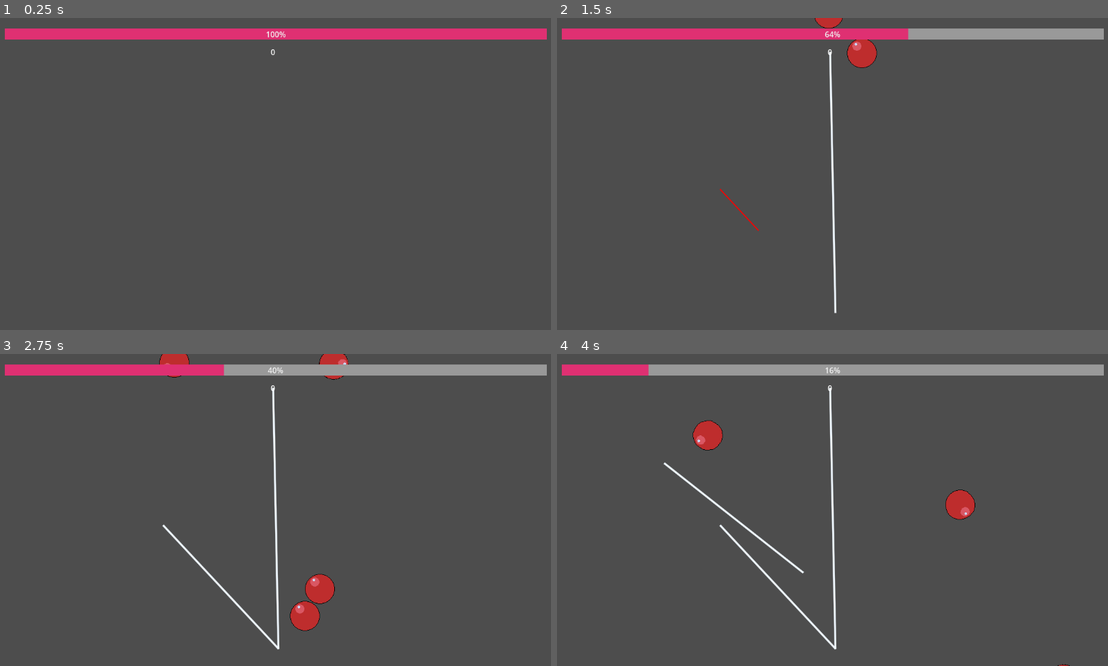
Above: before the commit, frames 1-4 (two rows, left to right).
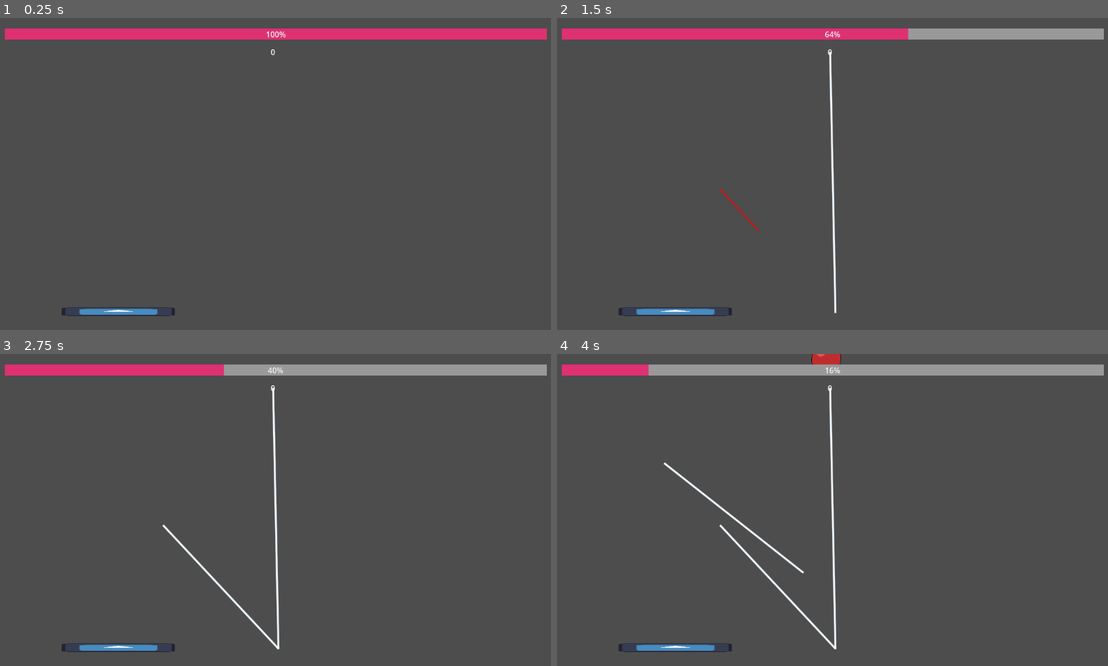
Above: after the commit, the same moments.

Repository: ozlow-hash/physics-rope
Game: Godot game, scene res://Level.tscn
Two runs of this game, one before a commit and one after it. Both use one fixed random seed, a clock stepped at 60 frames per second and the inputs below. The engine's default icon, where the game draws it, is replaced by a stand-in: a white triangle on a blue panel in a dark square.
Inputs (mouse positions are in pixels of both pictures, inside the frame that each line leads up to):
- Up to frame 1 (0.25 s): no input
- Up to frame 2 (1.5 s): tap Enter at 0.5 s; drag from (832, 52) to (832, 311) at 0.52 s; drag from (722, 189) to (832, 311) at 1.27 s
- Up to frame 3 (2.75 s): move the mouse to (330, 441) at 2.02 s; press the mouse at (330, 441) at 2.03 s
- Up to frame 4 (4 s): release the mouse at (887, 441) at 2.75 s; drag from (804, 572) to (667, 463) at 2.77 s; move the mouse to (997, 556) at 3.52 s; press the mouse at (997, 556) at 3.53 s

The runs differ from the first frame. In frame 1, 0.4% of the frame differs, in the area x 11-32%, y 92-96%; in frame 2, 0.9%; in frame 3, 1.6%, in the area x 11-64%, y 0-96%; in frame 4, 1.4%.

Commit message:
added scoring system

Diff:
--- a/Level.tscn
+++ b/Level.tscn
@@ -1,8 +1,7 @@
 [gd_scene format=3 uid="uid://c67rxo7fchuvg"]
 
 [ext_resource type="PackedScene" uid="uid://ykqnk1mp8ktg" path="res://Player.tscn" id="1_bexhn"]
-[ext_resource type="PackedScene" uid="uid://ck37ad7hbq2oq" path="res://obj_ball/ball.tscn" id="2_t7iv1"]
-[ext_resource type="PackedScene" uid="uid://edaexxccujv" path="res://obj_wall/wall.tscn" id="3_2nifc"]
+[ext_resource type="PackedScene" uid="uid://coys38kww2yd6" path="res://obj_ball/ball_spawner.tscn" id="4_wkftn"]
 [ext_resource type="PackedScene" uid="uid://b7xgeyn5ibvp6" path="res://objective point.tscn" id="5_q4iis"]
 
 [node name="Level" type="Node2D" unique_id=1858084982]
@@ -11,22 +10,8 @@
 
 [node name="Camera2D" type="Camera2D" parent="." unique_id=826693543]
 
-[node name="ball" parent="." unique_id=2127765814 instance=ExtResource("2_t7iv1")]
-position = Vector2(-32, -713)
+[node name="ObjectivePoint" parent="." unique_id=1649377580 instance=ExtResource("5_q4iis")]
+position = Vector2(-326, 286)
 
-[node name="ball2" parent="." unique_id=1910254225 instance=ExtResource("2_t7iv1")]
-position = Vector2(-5, -593)
-
-[node name="ball3" parent="." unique_id=695228324 instance=ExtResource("2_t7iv1")]
-position = Vector2(64, -511)
-
-[node name="ball4" parent="." unique_id=759252870 instance=ExtResource("2_t7iv1")]
-position = Vector2(95, -679)
-
-[node name="StaticBody2D" parent="." unique_id=224292735 instance=ExtResource("3_2nifc")]
-position = Vector2(0, 559)
-
-[node name="ObjectivePoint" parent="." unique_id=1649377580 instance=ExtResource("5_q4iis")]
-position = Vector2(6, 296)
-
-[connection signal="body_entered" from="ObjectivePoint" to="ball" method="_on_objective_point_body_entered"]
+[node name="BallSpawner" parent="." unique_id=1548952077 instance=ExtResource("4_wkftn")]
+position = Vector2(-5, -442)
--- a/global.gd
+++ b/global.gd
@@ -2,3 +2,5 @@
 
 var length_max : int = 3000
 var length_health : int = length_max
+
+signal point_scored(points : int)
--- a/obj_ball/ball.gd
+++ b/obj_ball/ball.gd
@@ -1,6 +1,4 @@
 extends RigidBody2D
-
-signal update_score
 
 var score_value = 100
 
@@ -13,7 +11,7 @@
 	pass
 
 func _on_objective_point_body_entered(body: Node2D) -> void:
-	#print("entered", body.name, "Groups:", body.get_groups())
+	print("entered", body.name, "Groups:", body.get_groups())
 	if body.is_in_group("ball"):
 		_destroy_ball(body)
 	else:
@@ -22,7 +20,7 @@
 func _destroy_ball(body):
 	print("ball")
 	print(body)
-	await get_tree().create_timer(0.5).timeout
+	Global.point_scored.emit(1)
+	#await get_tree().create_timer(0.5).timeout
 	if is_instance_valid(body):
 		body.queue_free()
-		emit_signal("update_score", $".".score_value)
--- a/obj_ball/ball.tscn
+++ b/obj_ball/ball.tscn
@@ -7,7 +7,7 @@
 bounce = 0.5
 
 [sub_resource type="CircleShape2D" id="CircleShape2D_gdgtj"]
-radius = 31.016125
+radius = 38.0
 
 [node name="ball" type="RigidBody2D" unique_id=2127765814 groups=["ball"]]
 physics_material_override = SubResource("PhysicsMaterial_kne1u")
--- /dev/null
+++ b/obj_ball/ball_spawner.gd
@@ -0,0 +1,20 @@
+extends Node2D
+
+@export var ball_scene = preload("res://obj_ball/ball.tscn")
+
+# Called when the node enters the scene tree for the first time.
+func _ready() -> void:
+	pass # Replace with function body.
+
+
+# Called every frame. 'delta' is the elapsed time since the previous frame.
+func _process(delta: float) -> void:
+	pass
+
+func _on_timer_timeout() -> void:
+	var ball_spawn = ball_scene.instantiate()
+	ball_spawn.global_position = global_position
+
+	get_parent().add_child(ball_spawn)
+	ball_spawn.add_to_group("ball")
+	print("spawned", ball_spawn.get_groups())
--- /dev/null
+++ b/obj_ball/ball_spawner.tscn
@@ -0,0 +1,12 @@
+[gd_scene format=3 uid="uid://coys38kww2yd6"]
+
+[ext_resource type="Script" uid="uid://cqttpyywwiejl" path="res://obj_ball/ball_spawner.gd" id="1_y0t70"]
+
+[node name="BallSpawner" type="Node2D" unique_id=1548952077]
+script = ExtResource("1_y0t70")
+
+[node name="Timer" type="Timer" parent="." unique_id=209941518]
+wait_time = 2.0
+autostart = true
+
+[connection signal="timeout" from="Timer" to="." method="_on_timer_timeout"]
--- a/objective point.tscn
+++ b/objective point.tscn
@@ -2,6 +2,7 @@
 
 [ext_resource type="PackedScene" uid="uid://edaexxccujv" path="res://obj_wall/wall.tscn" id="1_3md63"]
 [ext_resource type="Script" uid="uid://c8808ns3o30vv" path="res://objective_point.gd" id="1_psunf"]
+[ext_resource type="Texture2D" uid="uid://t402t5x6w4sy" path="res://icon.svg" id="3_ejp14"]
 
 [sub_resource type="RectangleShape2D" id="RectangleShape2D_xrivr"]
 size = Vector2(247, 37)
@@ -13,6 +14,11 @@
 position = Vector2(2.5, -8.5)
 shape = SubResource("RectangleShape2D_xrivr")
 
-[node name="ObjectivePoint" type="Node2D" parent="." unique_id=1649377580]
+[node name="LandingPad" parent="." unique_id=224292735 instance=ExtResource("1_3md63")]
 
-[node name="LandingPad" parent="." unique_id=224292735 instance=ExtResource("1_3md63")]
+[node name="Sprite2D" type="Sprite2D" parent="." unique_id=2098272272]
+position = Vector2(3.0000002, 0)
+scale = Vector2(1.8359375, 0.140625)
+texture = ExtResource("3_ejp14")
+
+[connection signal="body_entered" from="." to="." method="_on_body_entered"]
--- a/objective_point.gd
+++ b/objective_point.gd
@@ -4,7 +4,15 @@
 func _ready() -> void:
 	pass
 
-
 # Called every frame. 'delta' is the elapsed time since the previous frame.
 func _process(delta: float) -> void:
 	pass
+
+
+func _on_body_entered(body: Node2D) -> void:
+	if body.is_in_group("ball"):
+		print("collission")
+		await get_tree().create_timer(0.5).timeout
+		if is_instance_valid(body):
+			body.queue_free()
+		Global.point_scored.emit(1)
--- a/score.gd
+++ b/score.gd
@@ -1,14 +1,18 @@
 extends RichTextLabel
 
-@onready var startingscore = 0
-@onready var score = startingscore
+@onready var currentcore: int = 0
 
 # Called when the node enters the scene tree for the first time.
 func _ready() -> void:
-	#$"../../../ball".score_value.connect()
-	text = str(score)
+	Global.point_scored.connect(_on_points_scored)
+
+	text = str(currentcore)
 
 
 # Called every frame. 'delta' is the elapsed time since the previous frame.
 func _process(delta: float) -> void:
 	pass
+
+func _on_points_scored(points: int):
+	currentcore += points
+	text = str(currentcore)
Not shown, added: obj_ball/ball_spawner.gd.uid
